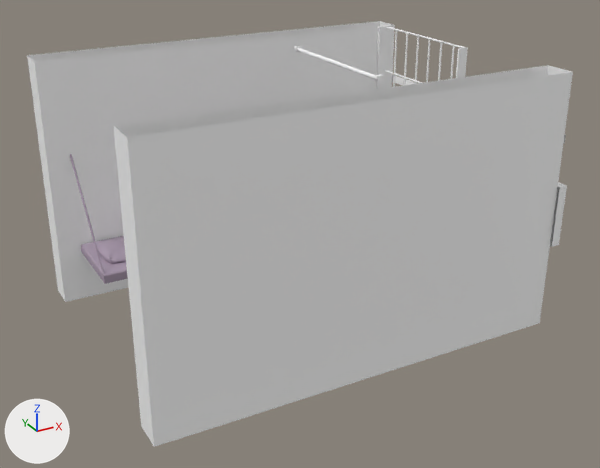
Two versions of the FBX model Assets/SariaAsset/Model/BG/mesh_cell_base.fbx, one commit apart.
Before and after are seen from a 50 mm camera at (-12.04, -8.16, 4.11) aimed at (-8.48, -1.68, 0.87). Arrows for +X, +Y and +Z are at lower left; the lights stay in place. Where no turn or scale is listed for an object, it has been applied to the vertices. Vertices at the same position are counted once.

Objects in the first picture: 'cell_base', 'cell_inner'.
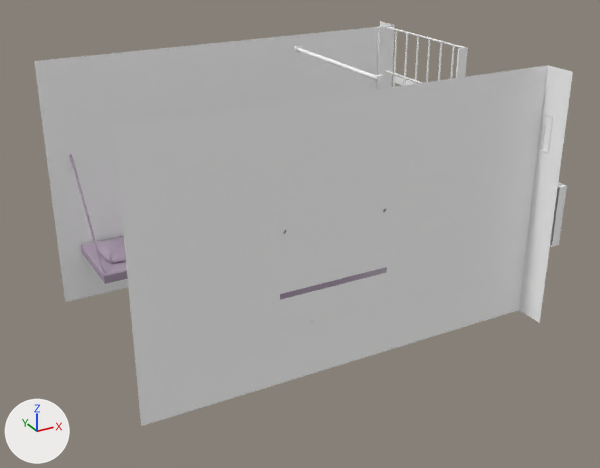
Boxes [x1, y1, x2, y2] around the edits, measured in the pictures (600 x 468 px):
'cell_base', reshaped
    before: [27, 21, 573, 447]
    after: [34, 21, 573, 426]
part 1 of me_mesh, deleted
    before: [27, 21, 573, 447]

Edits to the bpy script that builds the scene:
```text
Change me_mesh:
    where me_mesh.from_pydata(...)  # 374 vertices, 427 faces; spans x -4.0..0.11, y -3.02..0.0, z 0.0..2.5
    used by ob_cell_base; location = (-6.5, 0.0, 0.0)
    verts and faces of me_mesh; kept vertices keep their numbers, new ones are numbered from 374
    before: 0 (-4.0, -0.3, 0.0) at pixel (65, 302), 2 (-4.0, -0.3, 2.5) at pixel (34, 60), 4 (-4.0, 0.0, 2.5) at pixel (27, 55), 5 (0.0, 0.0, 2.5) at pixel (379, 20), 6 (-4.0, 0.0, 0.0) at pixel (57, 290)
    before: 7 (0.0, 0.0, 0.0), 16 (-4.0, -3.0, 0.0) at pixel (153, 447), 17 (0.0, -3.0, 0.0) at pixel (539, 323), 18 (-4.0, -3.0, 2.5) at pixel (127, 137), 19 (0.0, -3.0, 2.5) at pixel (572, 71)
    before: 20 (-4.0, -2.7, 2.5) at pixel (113, 125), 22 (-4.0, -2.7, 0.0) at pixel (141, 426)
    me_mesh part 1
    add delete_vertices([4, 6, 16, 18])  # with the faces that use them
```
